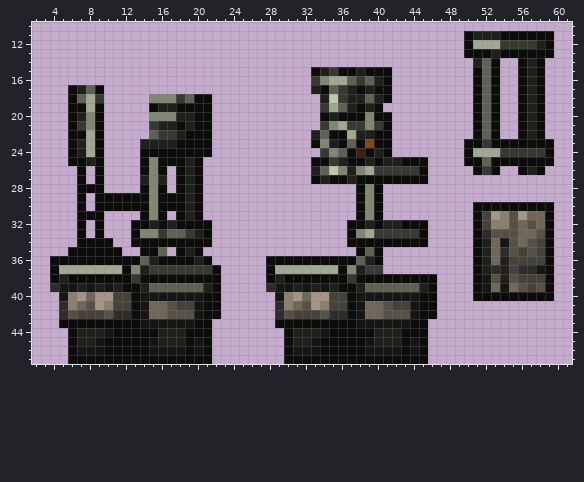
File history of a pixel-art sprite, content/Entities/Structures/Industry/Press/press.01.png. The picture above is the old version.
The file is 64x48 pixels. Colours within 5 levels of each other are drawn and written as one. Shown: x 2..61, y 10..47.
New version:
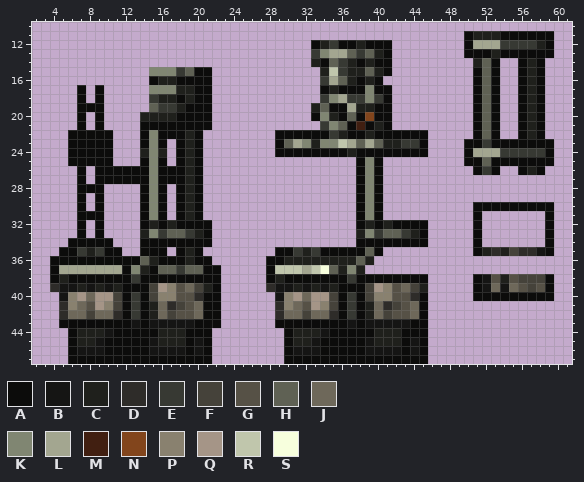
Palette (. is transparent): A #0c0c0b  B #151514  C #1f201c  D #2e2c29  E #373933  F #45423a  G #565146  H #5f6154  J #6e685a  K #808672  L #a3a690  M #411f11  N #82451c  P #89816f  Q #a59587  R #c0c6ac  S #f7ffdd
Difference:
@@ x 2..61 @@
 11 ................................................ACCCAAAAAA..
-12 ................................................ALLLEEEECA..
-13 ................................................AAACAAAAAA..
-14 .................................................CHA..ACA...
-15 ...............................ACEAACAAA.........AHA..ACA...
-16 ...............................EKLLHEHCA.........AHA..ACA...
-17 ....ACHA.......................CAHECACAA.........AHA..ACA...
-18 ....AHLE.....KKKEHAA............CRECCHCA.........AHA..ACA...
-19 ....AALA.....ACCAAAA............ELHCACA..........AHA..ACA...
-20 ....ACKA.....KKKCCAA............ACAAAKAA.........AHA..ACA...
-21 ....AEKA.....ECCACAA............EKLEEKEA.........AHA..ACA...
-22 ....AALA.....HEECAAA...........CHAALCCAA.........AHA..ACA...
-23 ....ACLA....CCCCAAAA...........AKCAHANAA........AAEAAAAAAA..
-24 ....ACLA....AAAAAAAA............EKHAMACA........ALLLEEEEEA..
-25 ....AACA....AKAAACA............AAECAACACCAAA....AAHAAAAAAA..
-26 .....A.A....AKA.ACA............CHRKCKLEEEEEA.....AEA..ACA...
-27 .....A.A....CKC.ACA............ACAACAAAAAAAA................
+12 ...............................ACEAACAAA........ALLLEEEECA..
+13 ...............................EKLLHEHCA........AAACAAAAAA..
+14 ...............................CAHECACAA.........CHA..ACA...
+15 .............KKKEHAA............CRECCHCA.........AHA..ACA...
+16 .............ACCAAAA............ELHCACA..........AHA..ACA...
+17 .....A.A.....KKKCCAA............ACAAAKAA.........AHA..ACA...
+18 .....A.A.....ECCACAA............EKLEEKEA.........AHA..ACA...
+19 .....AAA.....HEECAAA...........CHAALCCAA.........AHA..ACA...
+20 .....A.A....CCCCAAAA...........AKCAHANAA.........AHA..ACA...
+21 .....A.A....AAAAAAAA............EKHAMACA.........AHA..ACA...
+22 ....AAAAA...AKAAACA........AAAAAAECAACAAAAAA.....AHA..ACA...
+23 ....AAAAA...AKA.ACA........AHLKCKKRLHLHCCEEA....AAEAAAAAAA..
+24 ....AAAAA...CKC.ACA........AAAAAAAACAAAAAAAA....ALLLEEEEEA..
+25 ....AAAAA...AKA.ACA.................AKA.........AAHAAAAAAA..
+26 .....A.AAAAAAKAAACA.................AKA..........AEA..ACA...
+27 .....A.AAAAAAKAAACA.................AKA.....................
 28 .....AAA....AKA.ACA.................AKA.....................
-29 .....A.AAAAAAKAAACA.................AKA.....................
-30 .....A.AAAAAAKAAACA.................AKA..........AAAAAAAAA..
-31 .....AAA....AKA.ACA.................AKA..........AFQPGQJJA..
-32 .....A.A...AACACAAAA...............AACACCAAA.....AFPPGJGJA..
-33 .....A.A...AKKEHHECA...............AKLEEEEEA.....ADGGGJJGA..
-34 .....AAAA..AAAAAAAAA...............AAAAAAAAA.....ACJBGJGFA..
-35 ....AAAAAA..AAH.ACA.................AHA..........ACJDGFGFA..
-36 ..AAAAAAAAAAHCAAAACA......AAAAAAAAAAHCA..........ACJCFFFFA..
-37 ..ALLLLLLLAKCEEEEEEEA.....ALLLLLLLAKCEE..........ACDCFDDBA..
-38 ..ACAAAAAAAEAAAAAAAAA.....ACAAAAAAAEAAAAAAAAA....ABGCGFFFA..
-39 ..DBBCBCBCAACHHHHHHCA.....DBBCBCBCAACHHHHHHCA....ABJBJGFGA..
-40 ...BPQJQQFFABBBBBBBAA......BPQJQQFFABBBBBBBAA....AAAAAAAAA..
-41 ...DPJGQPFFABJJGFFBAA......DPJGQPFFABJJGFFBAA...............
-42 ...DGFFFGDDABJJGGGBAA......DGFFFGDDABJJGGGBAA...............
-43 ...AAAAAAAAABBBBBBAA.......AAAAAAAAABBBBBBAA................
+29 .....A.A....AKA.ACA.................AKA.....................
+30 .....A.A....AKA.ACA.................AKA..........AAAAAAAAA..
+31 .....AAA....AKA.ACA.................AKA..........A.......A..
+32 .....A.A....ACACAAAA................ACACAAAA.....A.......A..
+33 .....A.A....CKEHHECA................CKEHHECA.....A.......A..
+34 ....AAAAA...AAAAAAAA................AAAAAAAA.....A.......A..
+35 ...AAECEAA..AAA.ACA........AAECEAAAAAHA..........ACDCFDDBA..
+36 ..AAAAAAAAAAHCAAACAA......AACCCCCCCCHC......................
+37 ..ALLLLLLLAKCAHHEHHAA.....ARRRLRSHCKC.......................
+38 ..ACAAAAAAAEAAAAAAAAA.....ACAAAAAAAEAAAAAAAA.....ABGCGFFFA..
+39 ..DBBCBCBCAAAFQPGJFCA.....DBBCBCBCAAAFQPGJFC.....ABJBJGFGA..
+40 ...BPQJQQFAEAFPPGGDAA......BPQJQQFAEAFPPGGDA.....AAAAAAAAA..
+41 ...DPJGQPFAEACJDFGJAA......DPJGQPFAEACJDFGJA................
+42 ...DJJFJJDAEACJFGGJAA......DJJFJJDAEACJFGGJA................
+43 ...AAAAAAAABABBBBBAAA......AAAAAAAABABBBBBAA................
 44 ....ACCCBAAAAACCCAAA........ACCCBAAAAACCCAAA................
Changed places in both pictures, as pixel boxes (x1, y1, x2, y2):
changed: (275, 40, 428, 184)
changed: (59, 67, 221, 328)
changed: (473, 211, 554, 274)
changed: (275, 220, 437, 328)
